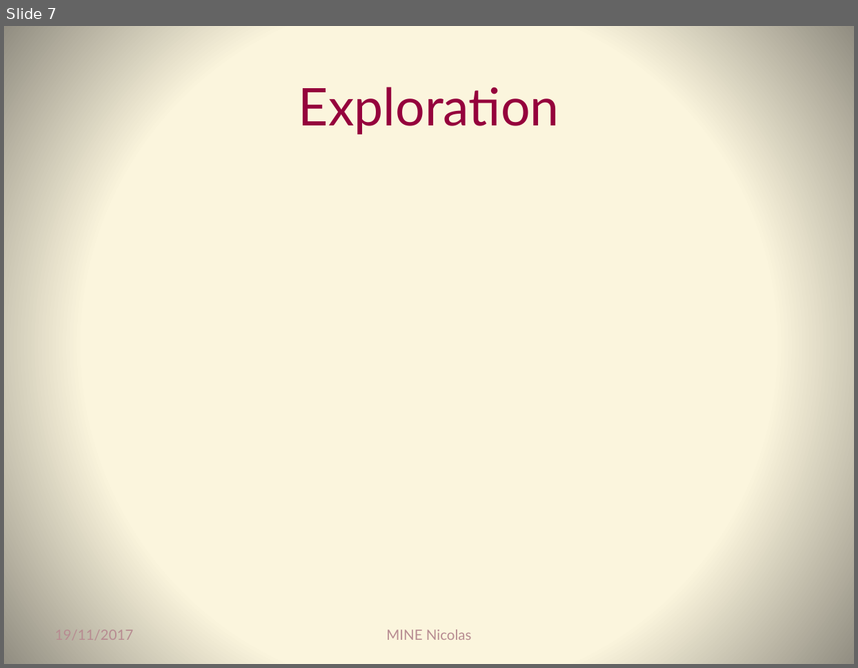
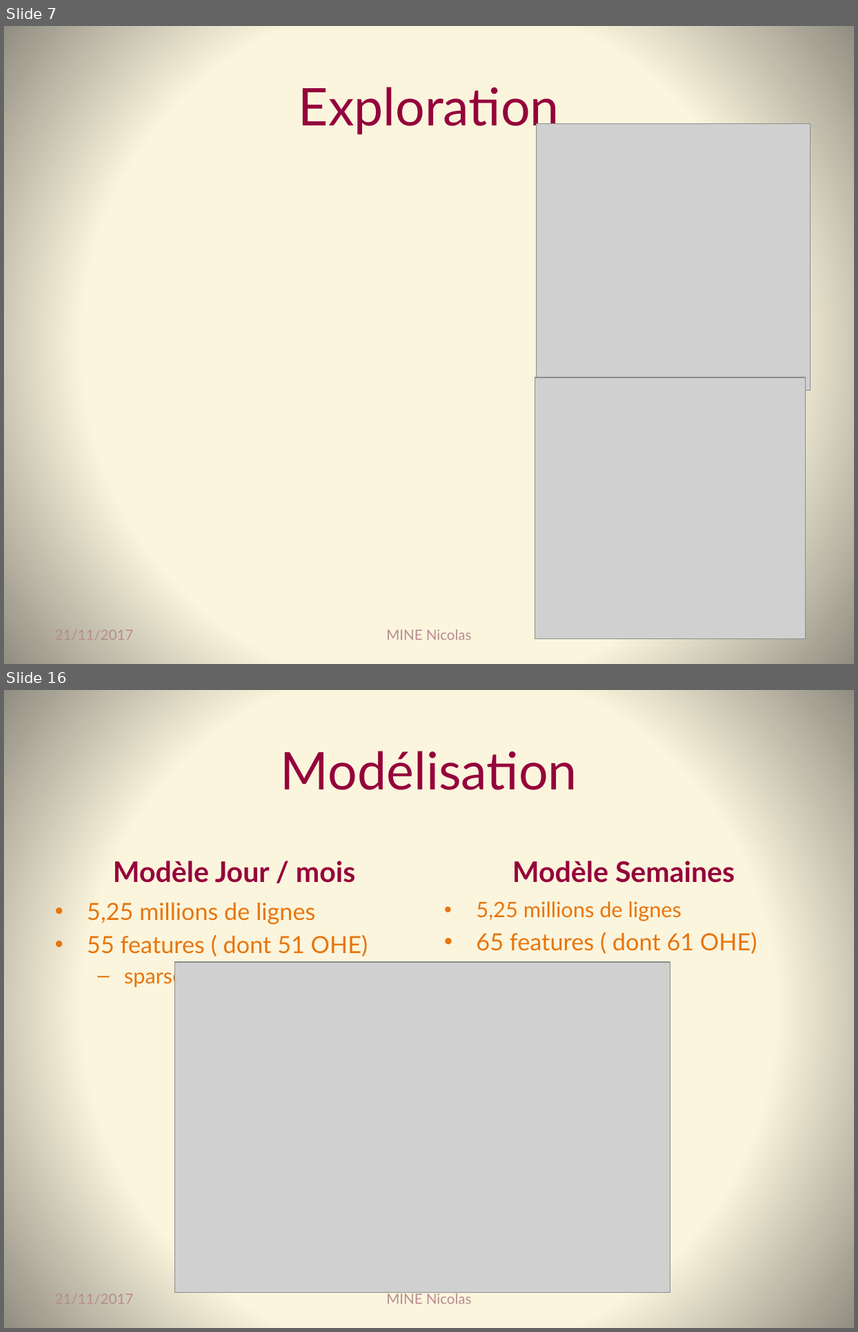
Before and after one commit to Coni63/OC_DS, a slide deck: Projet 4 - retard avion/Presentation-projet_4.pptx. Shown one above the other, each under a label of ours: slide 7 before the commit, slides 7 and 16 after it; the slides between them are not shown. The pictures are 858x668 and 858x1332 pixels, drawn with LibreOffice and Linux fonts; fonts in the diff are those of the drawing; grey boxes stand for pictures. Boxes give left, top, right and bottom in pixels: in the first picture for what was removed or moved away, otherwise in the second. Text is boxed around its words. In the diff, an @@ line names an element or a change of style, - is before the commit and + after.

```diff
--- a/Projet 4 - retard avion/Presentation-projet_4.pptx
+++ b/Projet 4 - retard avion/Presentation-projet_4.pptx
@@ slide 16 added at <box>4,690,854,1328</box>, background gradient #FCF7DD to #918E81 @@
@@ title added at <box>281,751,577,790</box>, 44 pt, text #95023C @@
+Modélisation
@@ text added at <box>113,860,355,883</box>, 24 pt, text #95023C, bold @@
+Modèle Jour / mois
@@ text added at <box>513,860,735,883</box>, 24 pt, text #95023C, bold @@
+Modèle Semaines
@@ text added at <box>87,902,368,987</box>, 20 pt, text #E8750C @@
+• 5,25 millions de lignes
+• 55 features ( dont 51 OHE)
+  – sparse matrices
@@ text added at <box>476,932,757,963</box>, 18 pt, text #E8750C @@
+  • 5,25 millions de lignes
+• 65 features ( dont 61 OHE)
+  – sparse matrices
@@ picture added at <box>175,962,671,1292</box> @@
@@ text added at <box>55,1293,134,1303</box>, 12 pt, text #B78C92 @@
+21/11/2017
@@ text added at <box>386,1291,472,1303</box>, 12 pt, text #B78C92 @@
+MINE Nicolas
@@ slide 7 changed as well @@
@@ picture added at <box>536,124,810,390</box> @@
@@ picture added at <box>535,377,806,638</box> @@
@@ text at <box>55,629,134,639</box>: text changed @@
-19/11/2017
+21/11/2017
```
Also in this commit, not shown: 6 other slides changed, 12 other slides added, 3 other files.
